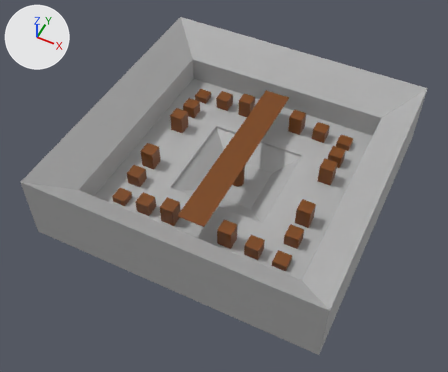
Before and after pictures for a commit that changed the Blender file Assets/Blender Files/Level Models/Arena_2.blend.
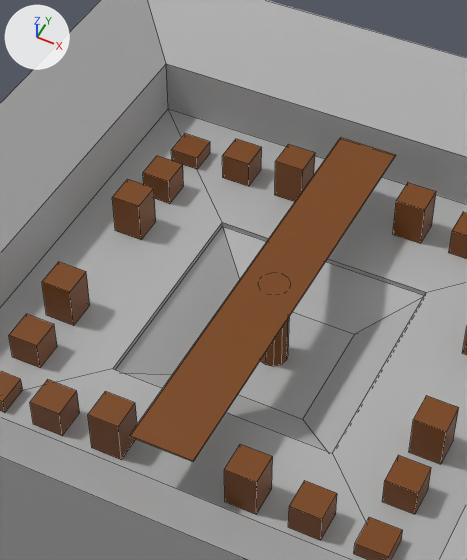
Each version appears first whole from a camera (50 mm lens) standing at (26.6, -57.9, 70.2) and looking at (-0.5, -3.7, 2.5), and next in a close-up on the part from 27% to 71% of the width and 9% to 72% of the height. Lighting does not change. The marker at upper left points along +X, +Y and +Z. The close-ups show mesh edges as thin lines.

In view in the first close-up: 'Boxes-col', 'Cube-col'.
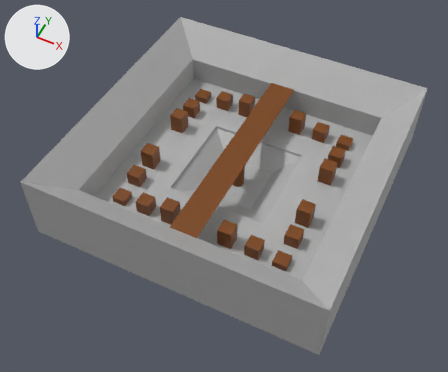
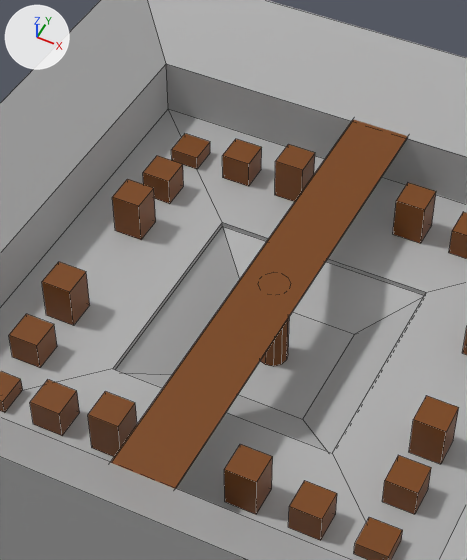
Commit message: update arena_2 bridge

What the commit changed:
me_plane_001 has 60 vertices, 45 faces and spans x -21.2..21.2, y -21.2..21.2, z 0.0..10.4.
me_plane_001 is used by ob_boxes_col; location (0.0, 0.0, 0.0).
me_plane_001 part 1: the loose piece of 8 vertices spanning x -2.0..2.0, y -14.4..14.4, z 6.4..6.5 is scaled about the mesh origin by (1, 1.19, 1).

Boxes (x1, y1, x2, y2) around the edits, measured in the close-ups (467 x 560 px; the box of a moved part takes in the faces that stretch with it):
part 1 of me_plane_001, moved or reshaped: before (130, 137, 396, 462); after (110, 119, 408, 489)
